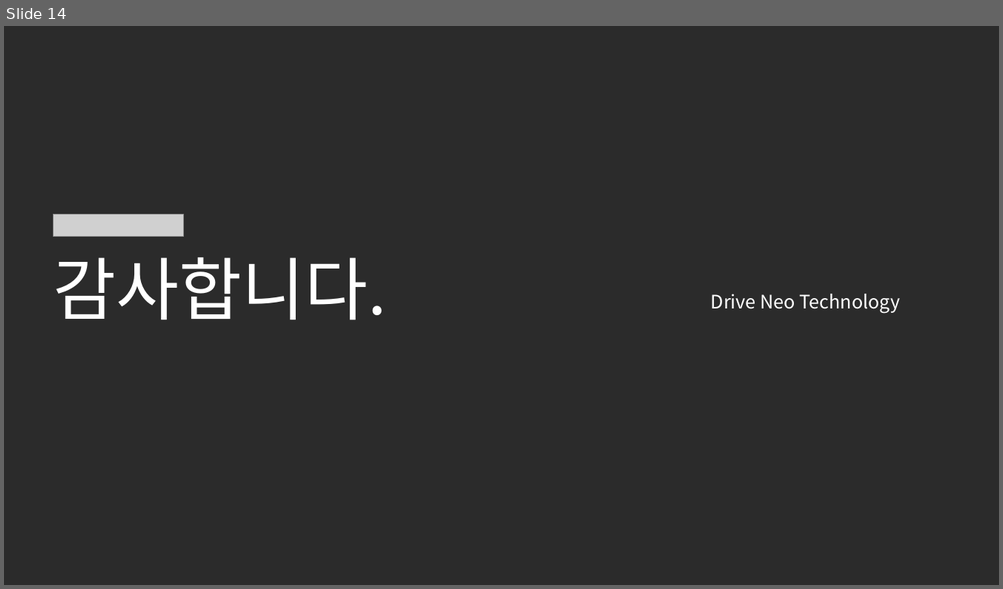
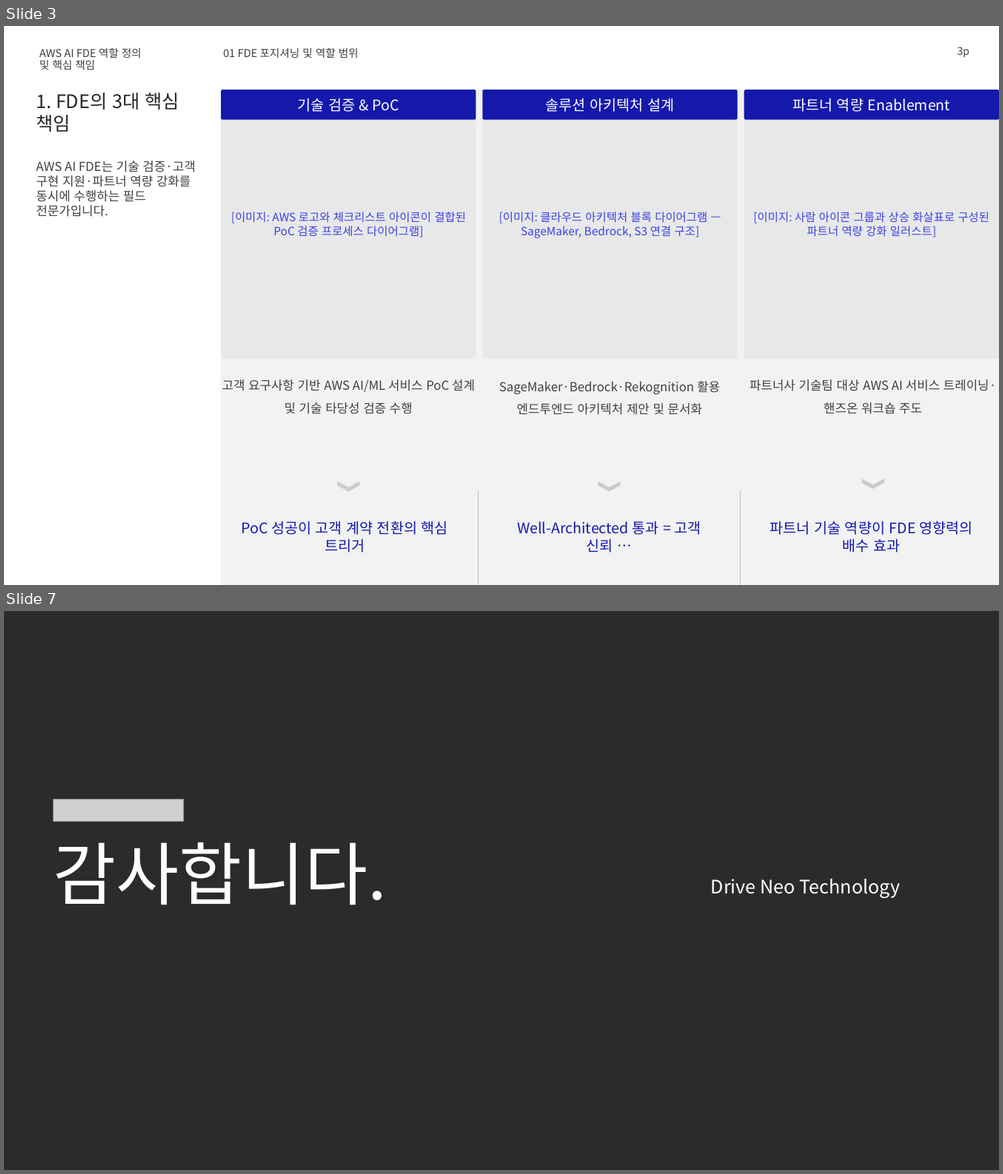
Before and after one commit to lhs6395-hslee/2026-gsn-pptx, a slide deck: result/AWS_AI_FDE.pptx. Shown one above the other, each under a label of ours: slide 14 before the commit, slides 3 and 7 after it; the slides between them are not shown. The pictures are 1003x589 and 1003x1174 pixels, drawn with LibreOffice and Linux fonts; fonts in the diff are those of the drawing; grey boxes stand for pictures; background and template pictures are left out; a plain dark background stands for a picture behind light text. Boxes give left, top, right and bottom in pixels: in the first picture for what was removed or moved away, otherwise in the second. Text is boxed around its words. In the diff, an @@ line names an element or a change of style, - is before the commit and + after.

```diff
--- a/result/AWS_AI_FDE.pptx
+++ b/result/AWS_AI_FDE.pptx
@@ slide 3 added at (x1=4, y1=26, x2=999, y2=585), background #FFFFFF @@
@@ page number added at (x1=956, y1=47, x2=969, y2=57), 10.5 pt, text #404040 @@
+3p
@@ title added at (x1=40, y1=48, x2=142, y2=70), 10.5 pt, text #404040 @@
+AWS AI FDE 역할 정의 및 핵심 책임
@@ text added at (x1=223, y1=48, x2=358, y2=58), 10.5 pt, text #404040 @@
+01 FDE 포지셔닝 및 역할 범위
@@ rectangle added at (x1=220, y1=90, x2=999, y2=585), fill #F2F2F2 @@
@@ rectangle added at (x1=221, y1=90, x2=475, y2=359), fill #BFBFBF at 19% opacity, 11 pt, text #3C41E6 @@
+[이미지: AWS 로고와 체크리스트 아이콘이 결합된 PoC 검증 프로세스 다이어그램]
@@ rounded rectangle added at (x1=221, y1=90, x2=476, y2=119), fill #1419AB, 14 pt, text #FFFFFF @@
+기술 검증 & PoC
@@ rounded rectangle added at (x1=482, y1=90, x2=737, y2=119), fill #1419AB, 14 pt, text #FFFFFF @@
+솔루션 아키텍처 설계
@@ rectangle added at (x1=483, y1=90, x2=737, y2=359), fill #BFBFBF at 19% opacity, 11 pt, text #3C41E6 @@
+[이미지: 클라우드 아키텍처 블록 다이어그램 — SageMaker, Bedrock, S3 연결 구조]
@@ rectangle added at (x1=744, y1=90, x2=999, y2=359), fill #BFBFBF at 19% opacity, 11 pt, text #3C41E6 @@
+[이미지: 사람 아이콘 그룹과 상승 화살표로 구성된 파트너 역량 강화 일러스트]
@@ rounded rectangle added at (x1=744, y1=90, x2=999, y2=119), fill #1419AB, 14 pt, text #FFFFFF @@
+파트너 역량 Enablement
@@ text added at (x1=36, y1=93, x2=179, y2=132), 18 pt, text #262626 @@
+1. FDE의 3대 핵심 책임
@@ text added at (x1=36, y1=161, x2=195, y2=217), 12 pt, text #404040 @@
+AWS AI FDE는 기술 검증·고객 구현 지원·파트너 역량 강화를 동시에 수행하는 필드 전문가입니다.
@@ text added at (x1=222, y1=380, x2=475, y2=414), 12 pt, text #404040 @@
+고객 요구사항 기반 AWS AI/ML 서비스 PoC 설계 및 기술 타당성 검증 수행
@@ text added at (x1=749, y1=380, x2=996, y2=414), 12 pt, text #404040 @@
+파트너사 기술팀 대상 AWS AI 서비스 트레이닝·핸즈온 워크숍 주도
@@ text added at (x1=499, y1=381, x2=720, y2=415), 12 pt, text #404040 @@
+SageMaker·Bedrock·Rekognition 활용 엔드투엔드 아키텍처 제안 및 문서화
@@ chevron added at (x1=338, y1=482, x2=360, y2=492), fill #A6A6A6 at 50% opacity @@
@@ line added from (478, 491) to (478, 585), #BFBFBF 0.5 pt @@
@@ chevron added at (x1=598, y1=482, x2=620, y2=492), fill #A6A6A6 at 50% opacity @@
@@ line added from (740, 491) to (740, 585), #BFBFBF 0.5 pt @@
@@ chevron added at (x1=862, y1=479, x2=885, y2=489), fill #A6A6A6 at 50% opacity @@
@@ text added at (x1=241, y1=521, x2=448, y2=553), 14 pt, text #1419AB @@
+PoC 성공이 고객 계약 전환의 핵심 트리거
@@ text added at (x1=517, y1=521, x2=700, y2=553), 14 pt, text #1419AB @@
+Well-Architected 통과 = 고객 신뢰 …
@@ text added at (x1=770, y1=521, x2=972, y2=553), 14 pt, text #1419AB @@
+파트너 기술 역량이 FDE 영향력의 배수 효과
@@ what was slide 14 is now slide 7 @@
```
Also in this commit, not shown: 4 slides changed, 1 other slide added, 9 slides removed, 3 other files.
